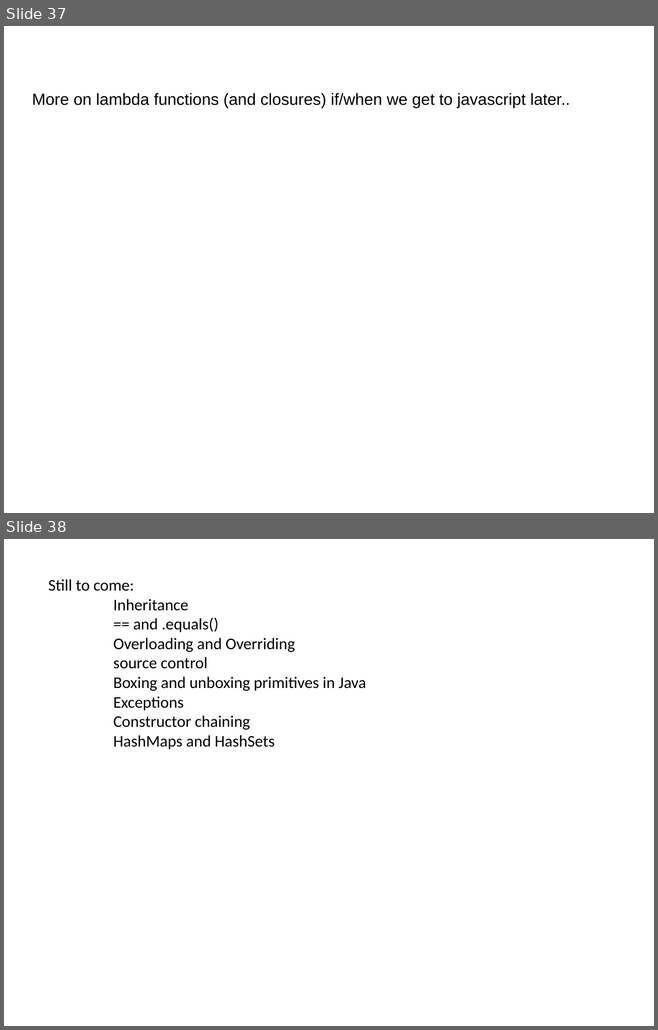
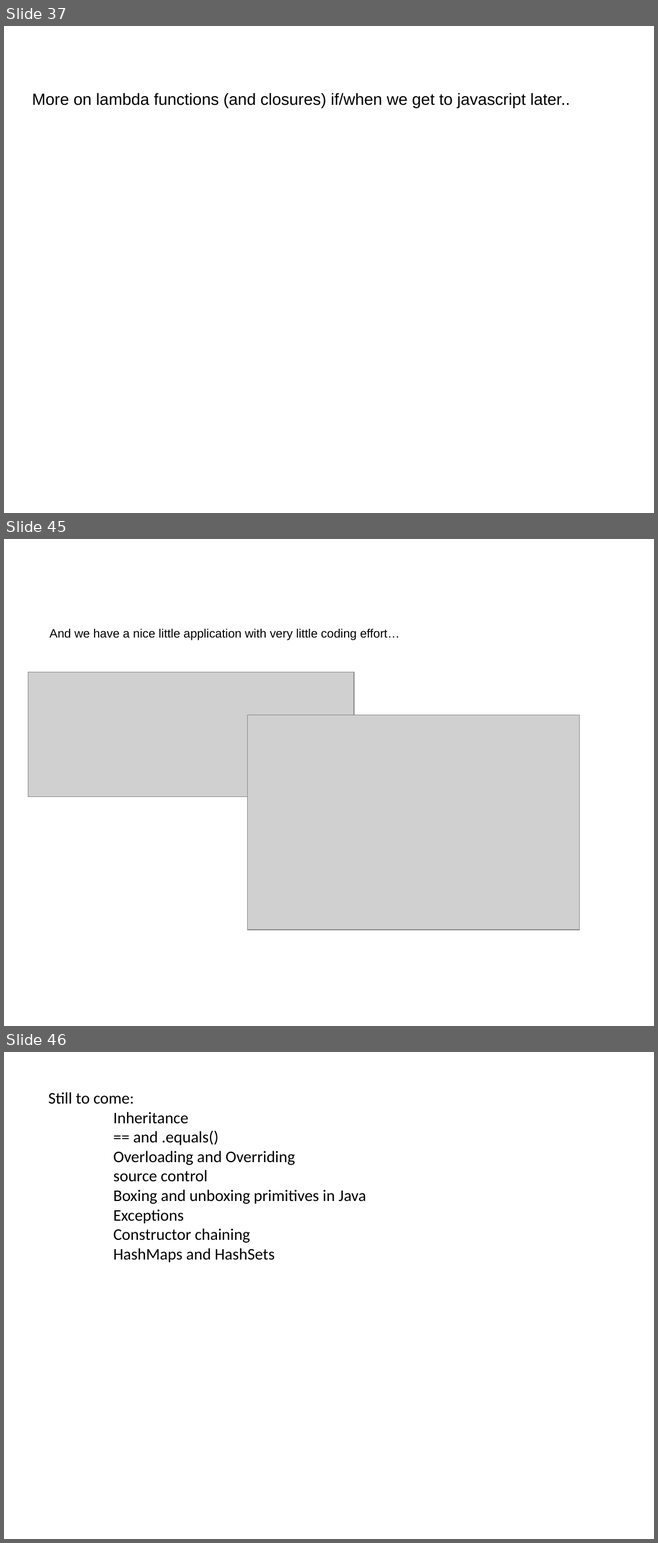
Before and after one commit to fodorclasses/fodorclasses.github.io, a slide deck: classes/prog2024/Prog3-Lecture07.pptx. Shown one above the other, each under a label of ours: slides 37 and 38 before the commit, slides 37, 45 and 46 after it; the slides between them are not shown. The pictures are 658x1030 and 658x1543 pixels, drawn with LibreOffice and Linux fonts; fonts in the diff are those of the drawing; grey boxes stand for pictures. Boxes give left, top, right and bottom in pixels: in the first picture for what was removed or moved away, otherwise in the second. Text is boxed around its words. In the diff, an @@ line names an element or a change of style, - is before the commit and + after.

```diff
--- a/classes/prog2024/Prog3-Lecture07.pptx
+++ b/classes/prog2024/Prog3-Lecture07.pptx
@@ slide 45 added at <box>4,539,654,1026</box>, background #FFFFFF @@
@@ text added at <box>49,628,400,641</box>, 13.5 pt, text #000000 @@
+And we have a nice little application with very little coding effort…
@@ picture added at <box>28,672,354,797</box> @@
@@ picture added at <box>248,715,579,930</box> @@
@@ what was slide 38 is now slide 46 @@
```
Also in this commit, not shown: 2 slides changed, 7 other slides added, 1 other file.
